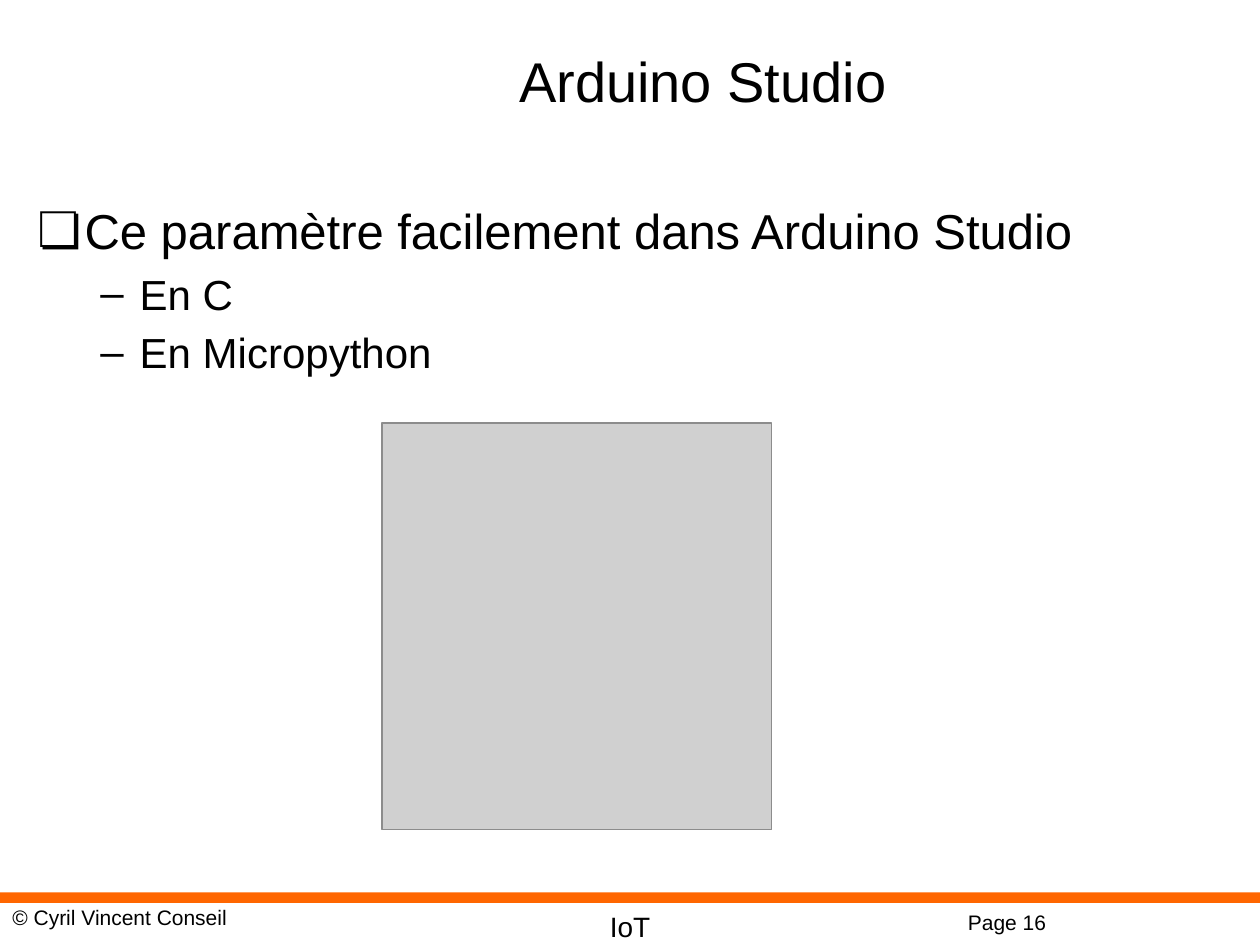
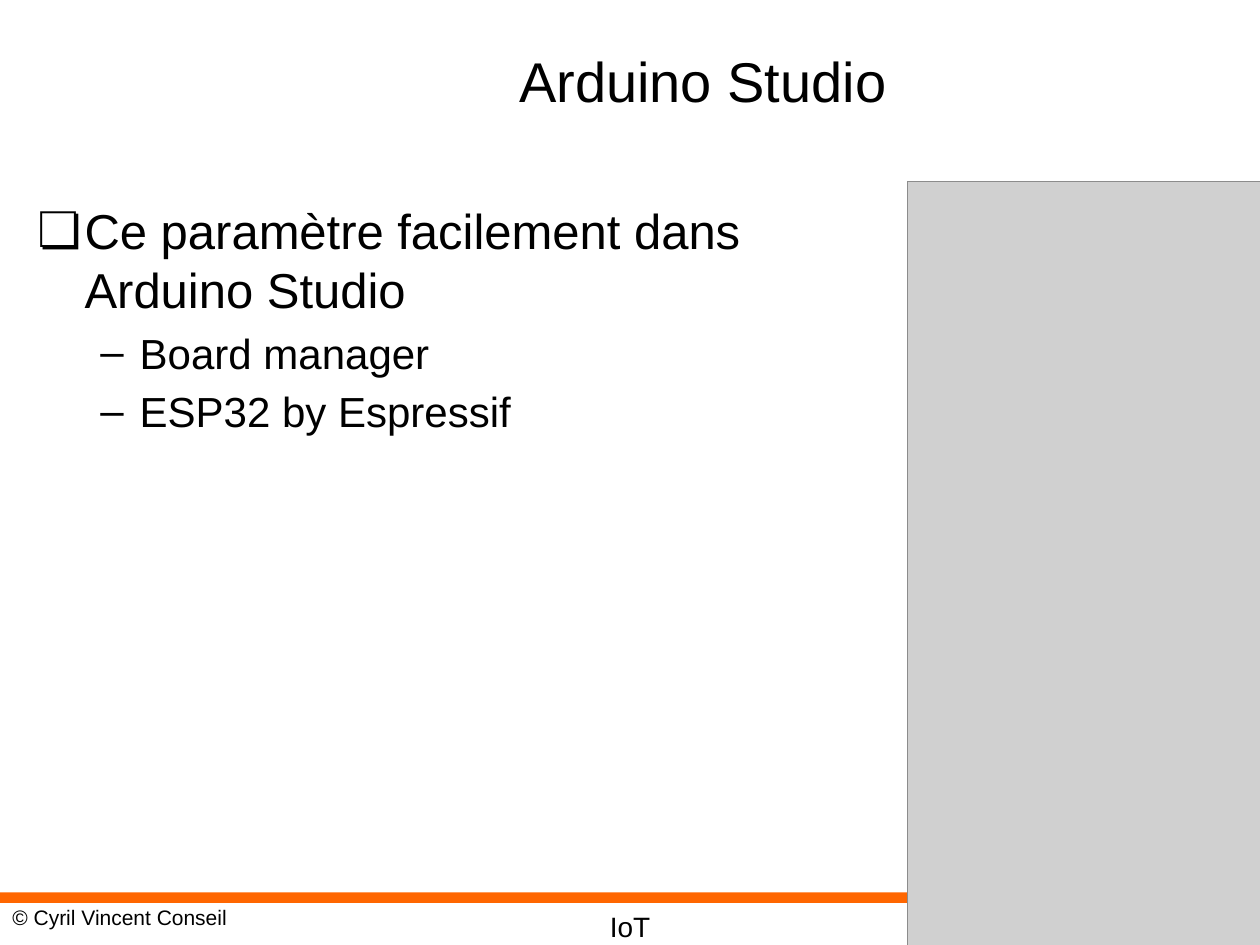
Before and after one commit to cyrilvincent/IoT, a slide deck: slide 16 of ppt/IoT17-ESP32.pptx. Drawn at 1260x945 pixels with LibreOffice and Linux fonts; fonts in the diff are those of the drawing; grey boxes stand for pictures; background and template pictures are left out. Boxes give left, top, right and bottom in pixels: in the first picture for what was removed or moved away, otherwise in the second. Text is boxed around its words. In the diff, an @@ line names an element or a change of style, - is before the commit and + after.

Commit message:
Old ppt

```diff
--- a/ppt/IoT17-ESP32.pptx
+++ b/ppt/IoT17-ESP32.pptx
@@ picture added at [907, 181, 1260, 945] @@
@@ text at [140, 338, 511, 436]: text changed @@
-  – En C
-  – En Micropython
+  – Board manager
+  – ESP32 by Espressif
@@ picture removed at [382, 423, 771, 830] @@
@@ page number removed at [968, 915, 1046, 934] @@
-Page 16
```
Also in this commit, not shown: 2 other slides changed, 1 slide added, 1 slide removed, 11 other files.
